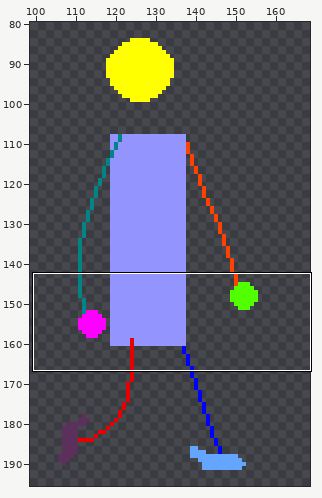
Two versions of one pixel-art file, asset/fighter_b.ase. The first picture is a wide view before the edit; the outline marks the close-up.
Close-up. Before the commit:
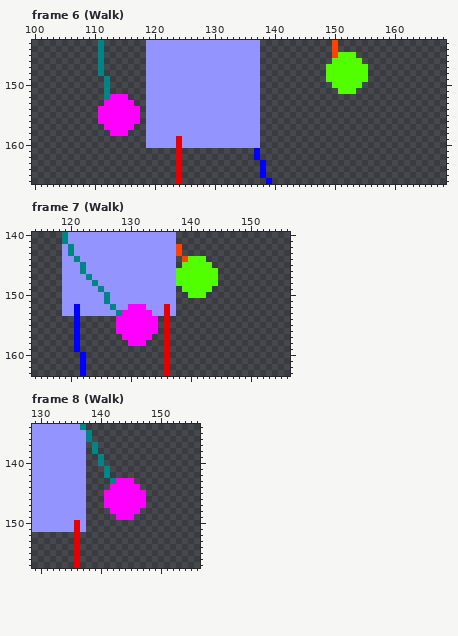
256x256 pixels, 9 frames. Shown: frame 6 (Walk): x 100..168, y 143..166; frame 7 (Walk): x 114..156, y 140..163; frame 8 (Walk): x 129..156, y 134..157. The old version is drawn lined up with the new one. The wide view leaves out empty margins.
Now the later version:
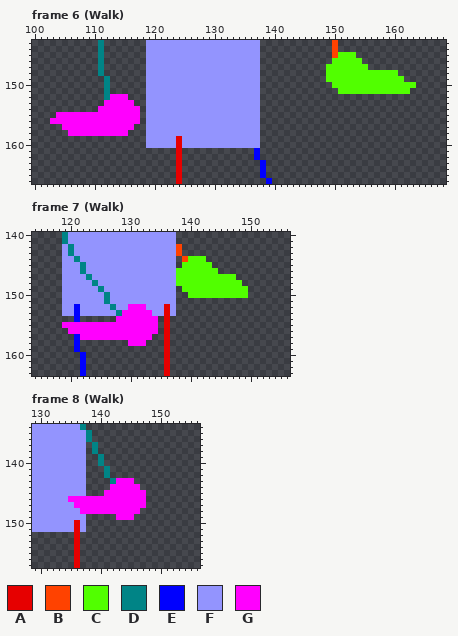
Palette (. is transparent): A #e60000  B #ff4200  C #51ff00  D #008486  E #0000fe  F #9394fe  G #ff00fe
Changes in this commit:
{"change": "whole drawing moved by +7,+4 (the old picture is shown already moved)"}
{"where": "frame 6 (Walk)"}
{"frame":6,"y":148,"x":156,"old":".....","new":"CCCCC"}
{"frame":6,"y":149,"x":156,"old":"......","new":"CCCCCC"}
{"frame":6,"y":150,"x":155,"old":".........","new":"CCCCCCCCC"}
{"frame":6,"y":151,"x":154,"old":".........","new":"CCCCCCCCC"}
{"frame":6,"y":155,"x":104,"old":".......","new":"GGGGGGG"}
{"frame":6,"y":156,"x":103,"old":"........","new":"GGGGGGGG"}
{"frame":6,"y":157,"x":105,"old":".......","new":"GGGGGGG"}
{"frame":6,"y":158,"x":106,"old":".......","new":"GGGGGGG"}
{"where": "frame 7 (Walk)"}
{"frame":7,"y":147,"x":145,"old":"...","new":"CCC"}
{"frame":7,"y":148,"x":145,"old":"....","new":"CCCC"}
{"frame":7,"y":149,"x":144,"old":"......","new":"CCCCCC"}
{"frame":7,"y":150,"x":143,"old":".......","new":"CCCCCCC"}
{"frame":7,"y":155,"x":119,"old":"..E......","new":"GGGGGGGGG"}
{"frame":7,"y":156,"x":120,"old":".E......","new":"GGGGGGGG"}
{"frame":7,"y":157,"x":122,"old":".......","new":"GGGGGGG"}
{"where": "frame 8 (Walk)"}
{"frame":8,"y":146,"x":135,"old":"FFF...","new":"GGGGGG"}
{"frame":8,"y":147,"x":136,"old":"FF...","new":"GGGGG"}
{"frame":8,"y":148,"x":137,"old":"F....","new":"GGGGG"}
{"label":"added","picture_box":[356,70,416,94]}
{"label":"added","picture_box":[50,112,110,136]}
{"label":"added","picture_box":[206,274,248,298]}
{"label":"changed","picture_box":[62,322,122,340]}
{"label":"changed","picture_box":[68,496,110,514]}
